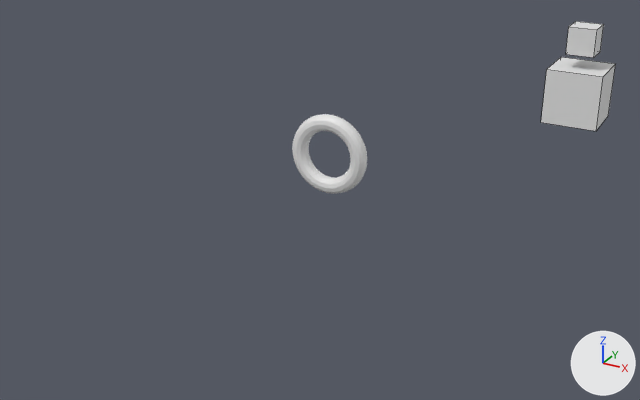
One commit to the Blender file core/blender/Levels/Tutorial Levels/speedTutorial.blend: the scene before it, then after it.
The view is the same before and after, from a 50 mm lens placed at (11.86, -12.14, 9.5), pointed at (3.56, 2.94, 1.96). Every picture has the same lights, and +X, +Y and +Z are marked at lower right. Mesh edges are drawn as thin lines on the coarser meshes.

Objects in the first picture: 'Gate.000', 'IndicatorArrow', 'instantSpeedUpgrade'.
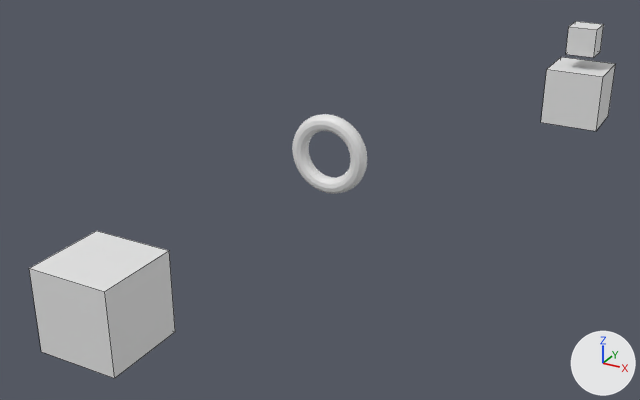
What differs and where, as boxes [x1, y1, x2, y2] in the pictures (640 x 400 px):
'Level', added
    after: [29, 231, 175, 378]

The change, as a diff of the scene's bpy script:
```diff
--- a/core/blender/Levels/Tutorial Levels/speedTutorial.blend.py
+++ b/core/blender/Levels/Tutorial Levels/speedTutorial.blend.py
@@ ob_level @@
+ob_level = bpy.data.objects.new('Level', me_cube.copy())  # the mesh of ob_instantspeedupgrade
+ob_level.location = (0.0, 0.0, 0.0)
```
